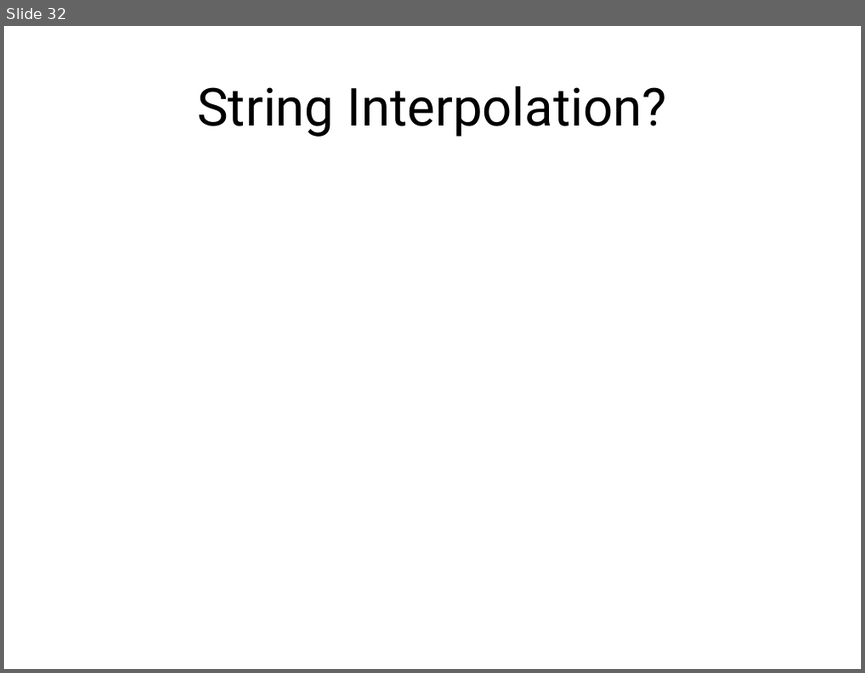
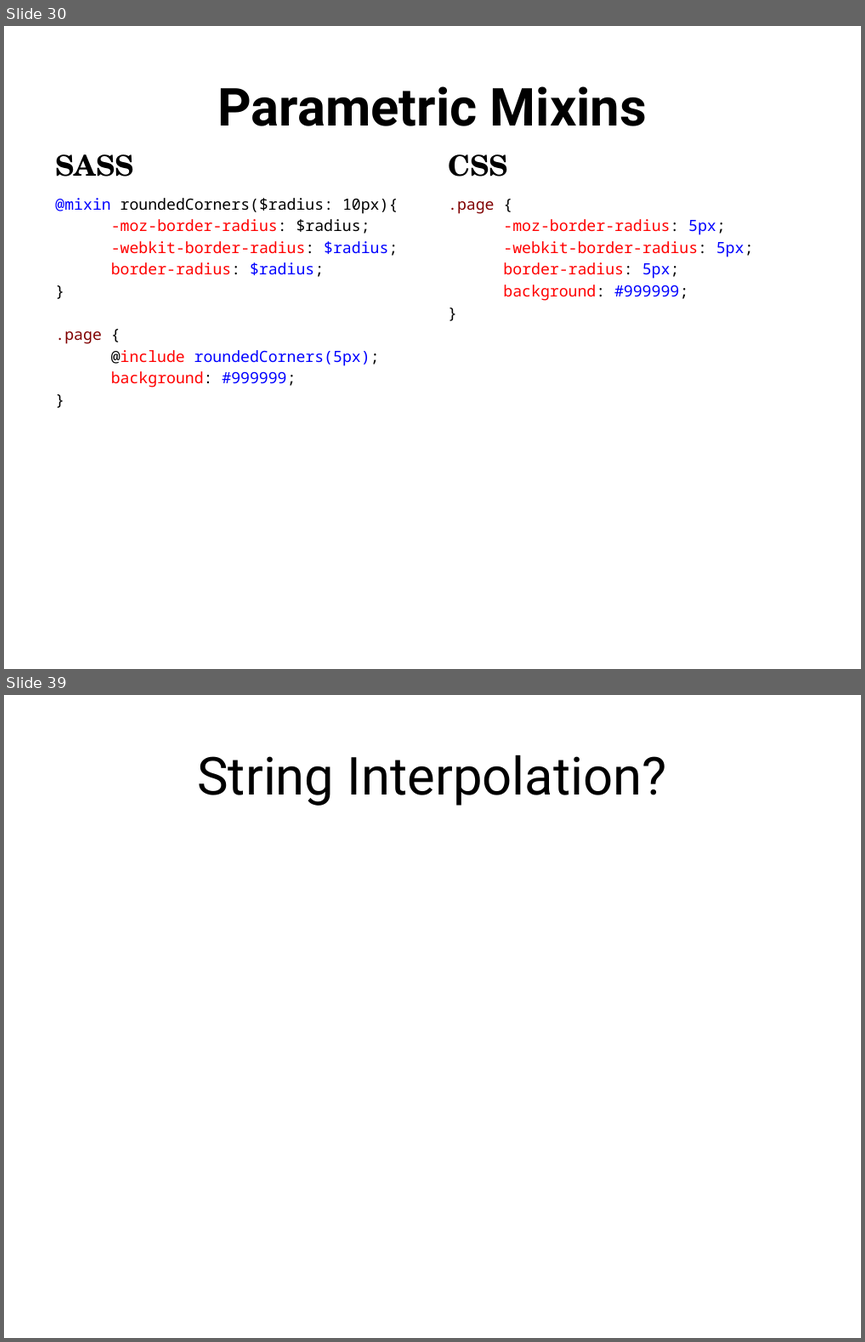
Before and after one commit to jacobladams/presentations, a slide deck: less-and-sass/Write LESS CSS and make it SASSier.pptx. Shown one above the other, each under a label of ours: slide 32 before the commit, slides 30 and 39 after it; the slides between them are not shown. The pictures are 865x673 and 865x1342 pixels, drawn with LibreOffice and Linux fonts; fonts in the diff are those of the drawing. Boxes give left, top, right and bottom in pixels: in the first picture for what was removed or moved away, otherwise in the second. Text is boxed around its words. In the diff, an @@ line names an element or a change of style, - is before the commit and + after.

```diff
--- a/less-and-sass/Write LESS CSS and make it SASSier.pptx
+++ b/less-and-sass/Write LESS CSS and make it SASSier.pptx
@@ slide 30 added at (4, 26, 861, 669), background #FFFFFF @@
@@ title added at (217, 86, 647, 126), 44 pt, text #000000, bold @@
+Parametric Mixins
@@ text added at (55, 154, 134, 176), 24 pt, text #000000, bold @@
+SASS
@@ text added at (448, 154, 508, 176), 24 pt, text #000000, bold @@
+CSS
@@ text added at (55, 198, 398, 387), 13 pt, text #FF0000 @@
+@mixin roundedCorners($radius: 10px){
+-moz-border-radius: $radius;
+-webkit-border-radius: $radius;
+border-radius: $radius;
+}
+.page {
+@include roundedCorners(5px);
+background: #999999;
+}
@@ text added at (448, 201, 754, 301), 13 pt, text #FF0000 @@
+.page {
+-moz-border-radius: 5px;
+-webkit-border-radius: 5px;
+border-radius: 5px;
+background: #999999;
+}
@@ what was slide 32 is now slide 39 @@
```
Also in this commit, not shown: 28 slides changed, 12 other slides added, 4 slides removed.
